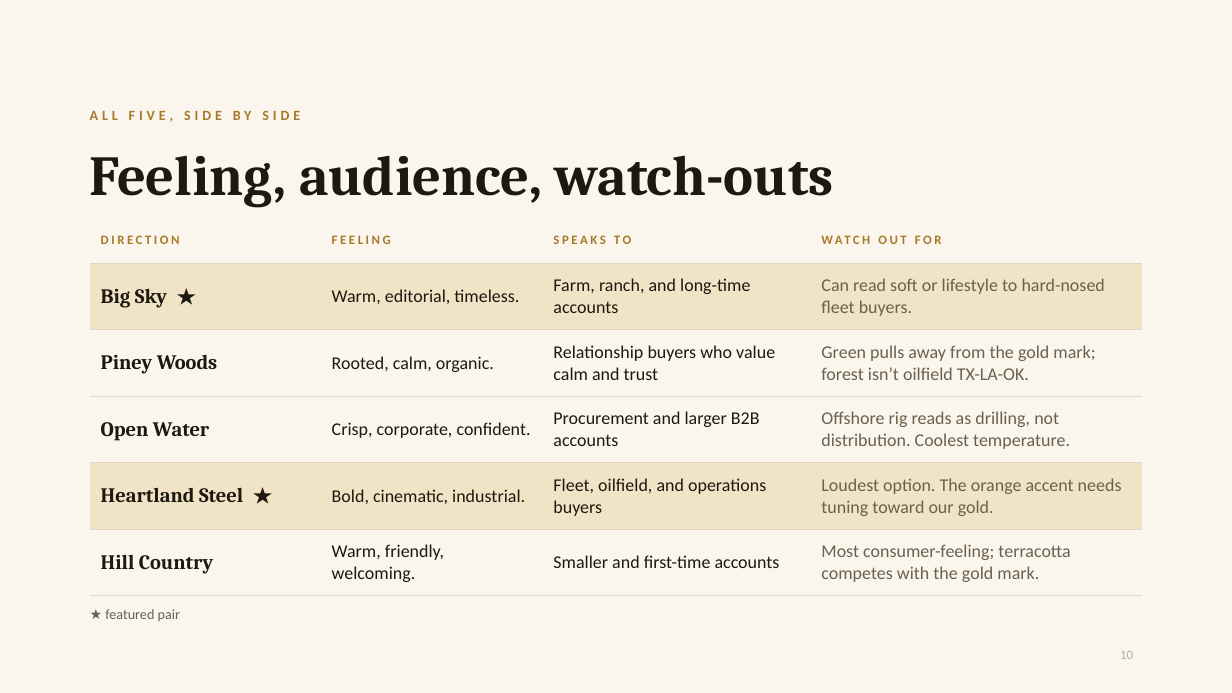
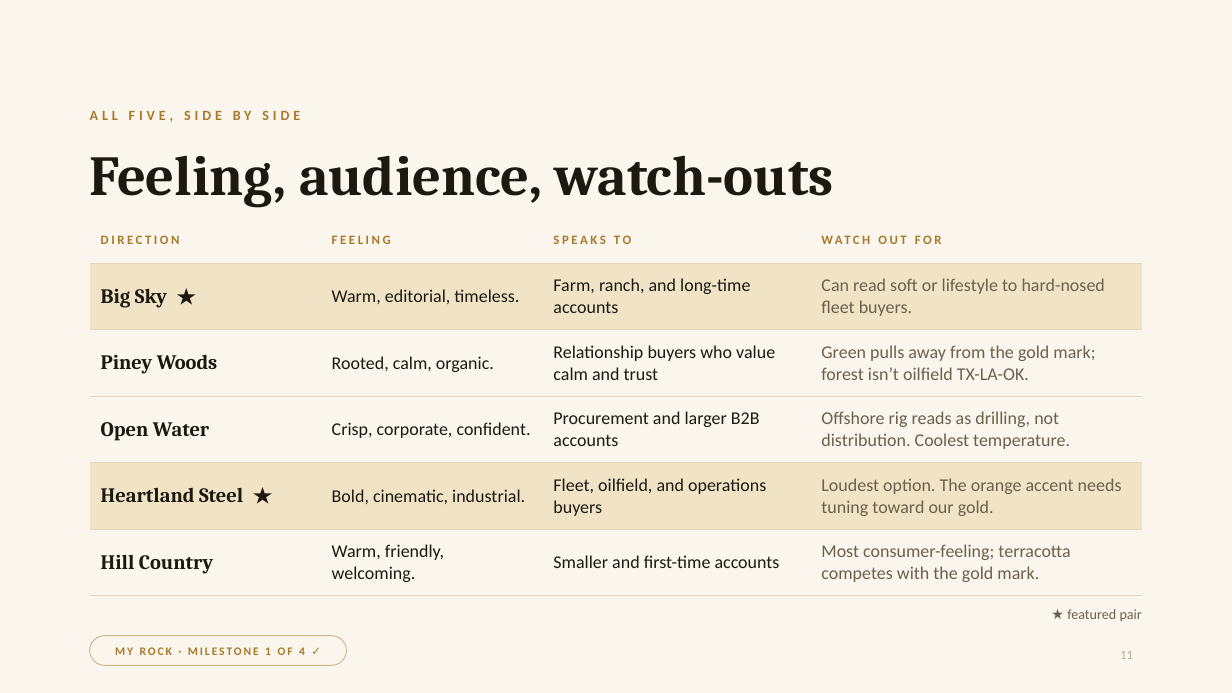
Before and after one commit to jpzllkfl/ace-design-presentation, a slide deck: slide 11 of ACE-Design-Review.pptx (slide 10 before the commit). Drawn at 1232x693 pixels with LibreOffice and Linux fonts; fonts in the diff are those of the drawing; background and template pictures are left out. Boxes give left, top, right and bottom in pixels: in the first picture for what was removed or moved away, otherwise in the second. Text is boxed around its words. In the diff, an @@ line names an element or a change of style, - is before the commit and + after.

```diff
--- a/ACE-Design-Review.pptx
+++ b/ACE-Design-Review.pptx
@@ text "★ featured pair": place and size @@
-text "★ featured pair" at [105, 609, 180, 621]
+text "★ featured pair" at [1067, 609, 1142, 621]
@@ text "★ featured pair" at [1067, 609, 1142, 621]: alignment left to right @@
@@ rounded rectangle added at [90, 636, 347, 665], outline #CDB68A 0.75 pt, 9 pt, text #A9792A, bold @@
+MY ROCK · MILESTONE 1 OF 4 ✓
@@ page number at [1120, 651, 1133, 659]: text changed @@
-10
+11
```
Also in this commit, not shown: 9 other slides changed, 6 slides added, 5 slides removed, 4 other files.
